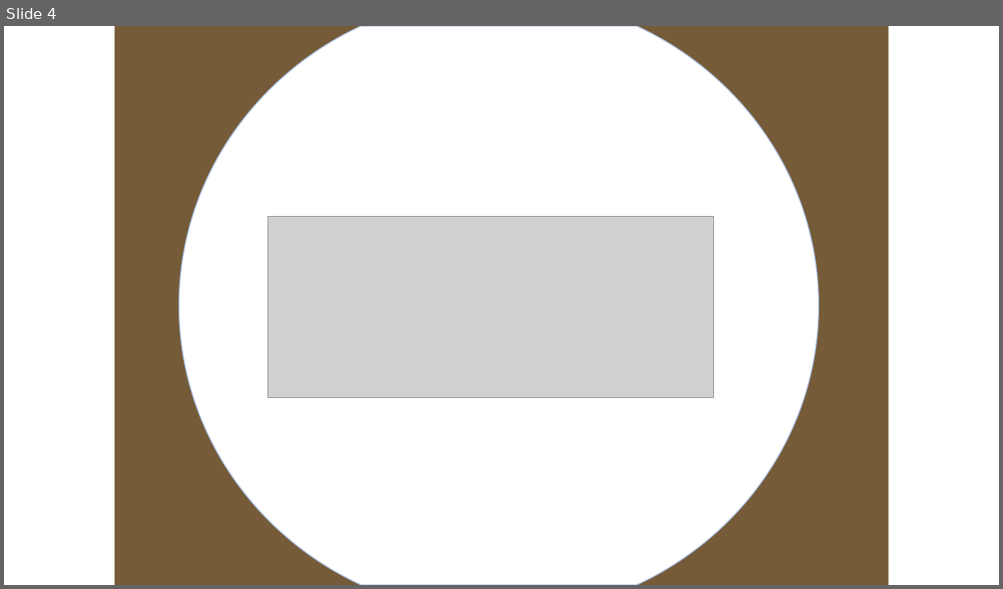
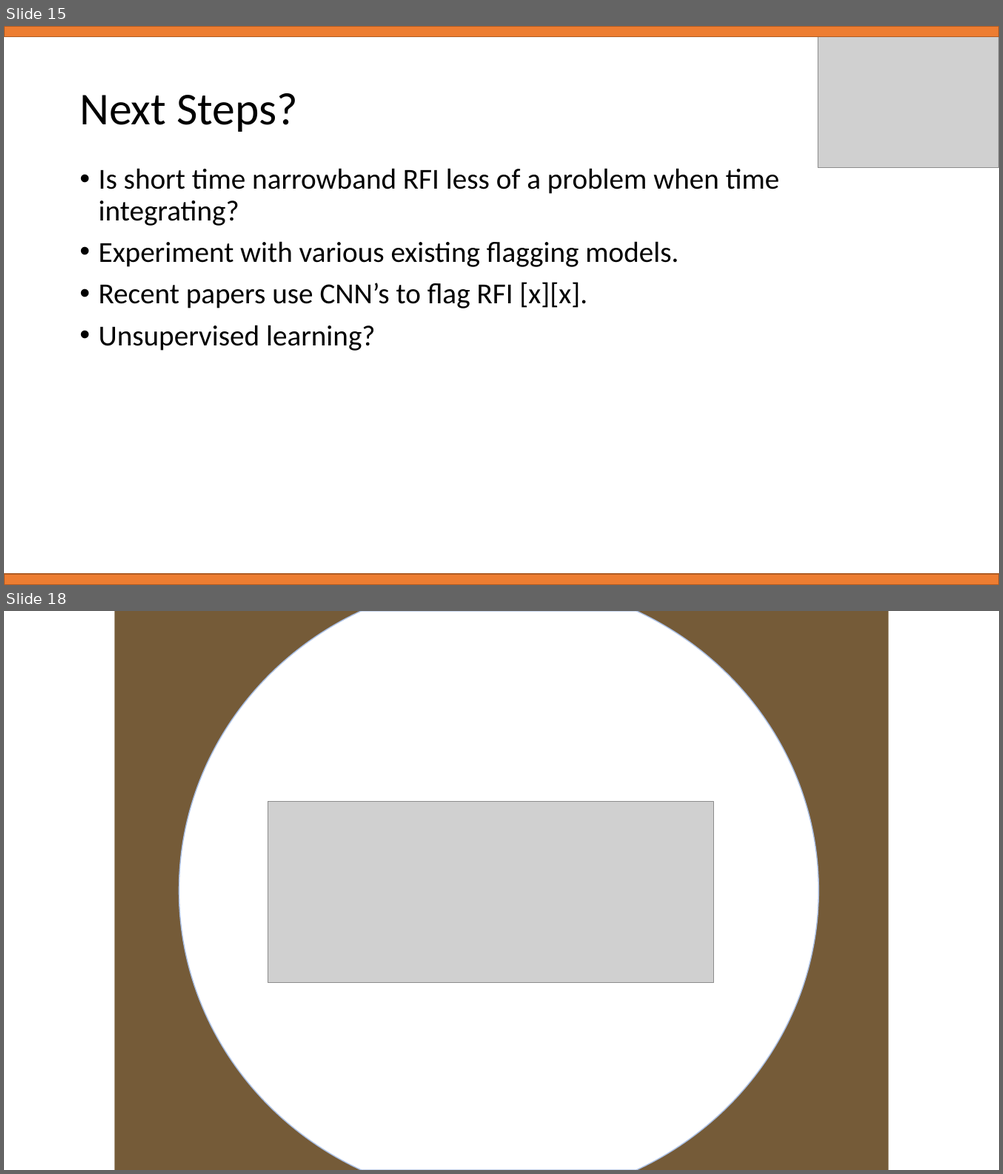
Before and after one commit to samleeney/Talks, a slide deck: RFI Management in the REACH Pipeline - REACH Conference 04-22.pptx. Shown one above the other, each under a label of ours: slide 4 before the commit, slides 15 and 18 after it; the slides between them are not shown. The pictures are 1003x589 and 1003x1174 pixels, drawn with LibreOffice and Linux fonts; fonts in the diff are those of the drawing; grey boxes stand for pictures; background and template pictures are left out. Boxes give left, top, right and bottom in pixels: in the first picture for what was removed or moved away, otherwise in the second. Text is boxed around its words. In the diff, an @@ line names an element or a change of style, - is before the commit and + after.

```diff
--- a/RFI Management in the REACH Pipeline - REACH Conference 04-22.pptx
+++ b/RFI Management in the REACH Pipeline - REACH Conference 04-22.pptx
@@ slide 15 added at [4,26,999,585], background #FFFFFF @@
@@ rectangle added at [4,26,999,37], fill #ED7D31, outline #AF5C24 1 pt @@
@@ picture added at [818,26,999,168] @@
@@ title added at [79,93,298,132], 44 pt, text #000000 @@
+Next Steps?
@@ text added at [99,168,780,351], 28 pt, text #000000 @@
+• Is short time narrowband RFI less of a problem when time integrating?
+• Experiment with various existing flagging models.
+• Recent papers use CNN’s to flag RFI [x][x].
+• Unsupervised learning?
@@ rectangle added at [4,574,999,585], fill #ED7D31, outline #AF5C24 1 pt @@
@@ what was slide 4 is now slide 18 @@
```
Also in this commit, not shown: 2 slides changed, 13 other slides added.
